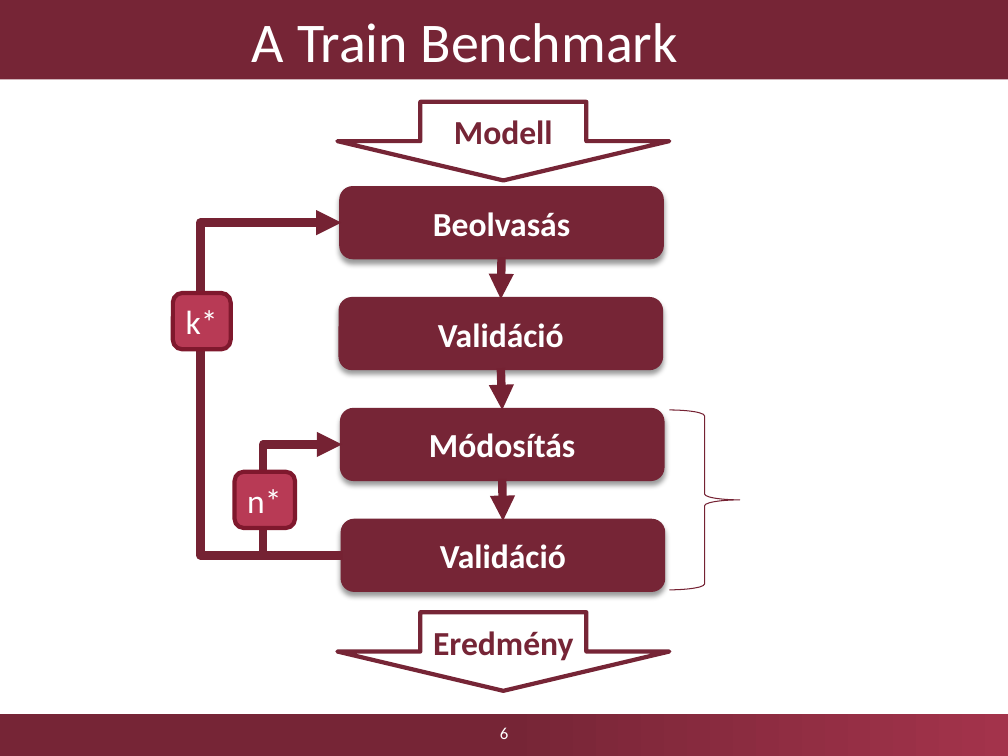
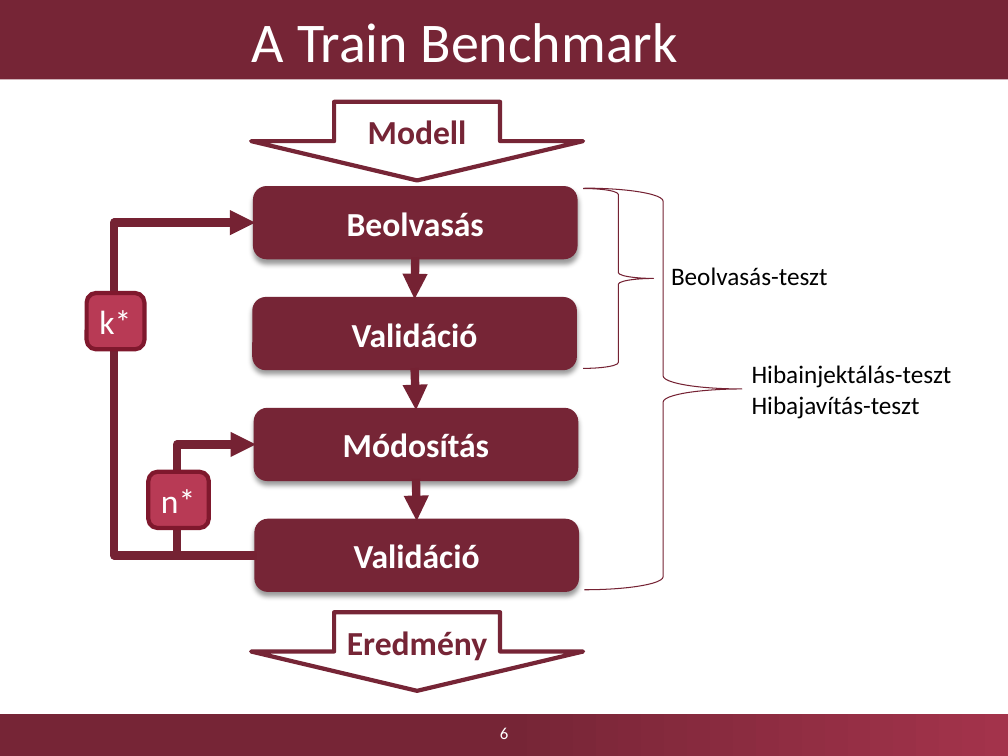
Before and after one commit to Kreestof/szakdolgozat-presentation, a slide deck: slide 6 of Dobosy_Kristof_szakdolgozat_2017_GraphEngine_0.pptx. Drawn at 1008x756 pixels with LibreOffice and Linux fonts; fonts in the diff are those of the drawing; background and template pictures are left out. Boxes give left, top, right and bottom in pixels: in the first picture for what was removed or moved away, otherwise in the second. Text is boxed around its words. In the diff, an @@ line names an element or a change of style, - is before the commit and + after.

```diff
--- a/Dobosy_Kristof_szakdolgozat_2017_GraphEngine_0.pptx
+++ b/Dobosy_Kristof_szakdolgozat_2017_GraphEngine_0.pptx
@@ right brace: place and size @@
-right brace at (669,410,740,590)
+right brace at (583,188,653,368)
@@ right brace added at (585,188,742,590), outline #752234 0.75 pt @@
@@ text added at (671,267,828,286), 18 pt, text #000000 @@
+Beolvasás-teszt
@@ text added at (752,365,952,419), 18 pt, text #000000 @@
+Hibainjektálás-teszt
+Hibajavítás-teszt
@@ 6 rounded rectangles, 3 arrows, 2 down arrows, 2 elbow arrows: place and size @@
-6 rounded rectangles, 3 arrows, 2 down arrows, 2 elbow arrows at (173,102,669,690)
+6 rounded rectangles, 3 arrows, 2 down arrows, 2 elbow arrows at (87,102,583,690)
```
Also in this commit, not shown: 7 other slides changed, 2 slides added, 3 other files.
